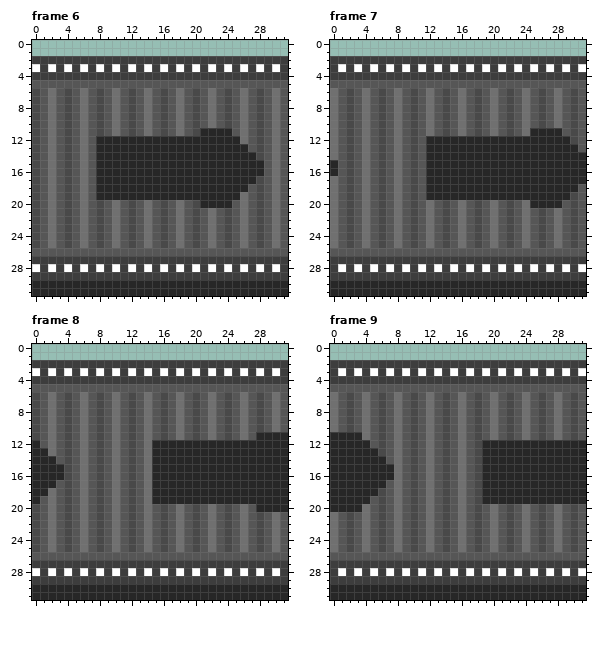
Edited in one commit: pixel-art file (Assets/Sprites/Conveyors/right conv.aseprite). That is the earlier state.
32x32 pixels, 10 frames. Shown: frame 6, frame 7, frame 8, frame 9. The commit also changed other frames, which this record leaves out.
Once edited:
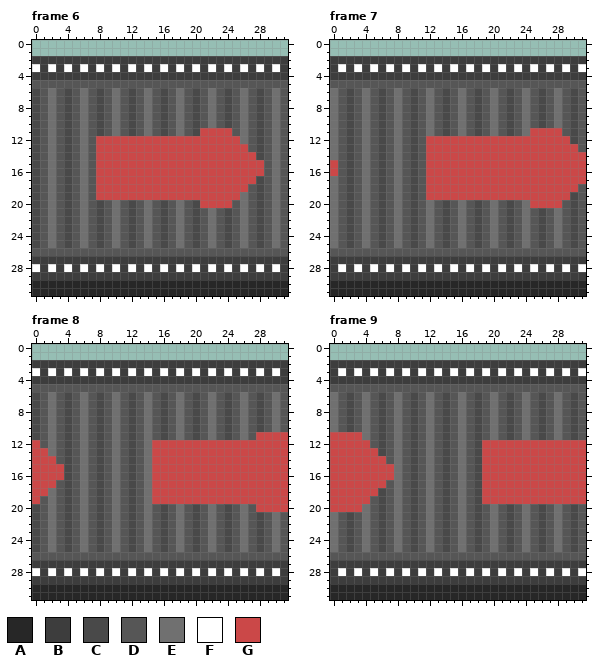
Palette (. is transparent): A #272727  B #3d3d3d  C #494949  D #565656  E #707070  F #ffffff  G #cb4848
Change:
Frame 6, layer "Layer 7":
y 11: x 21..24 AAAA -> GGGG
y 12: x 8..25 AAAAAAAAAAAAAAAAAA -> GGGGGGGGGGGGGGGGGG
y 13: x 8..26 AAAAAAAAAAAAAAAAAAA -> GGGGGGGGGGGGGGGGGGG
y 14: x 8..27 AAAAAAAAAAAAAAAAAAAA -> GGGGGGGGGGGGGGGGGGGG
y 15..16: x 8..28 AAAAAAAAAAAAAAAAAAAAA -> GGGGGGGGGGGGGGGGGGGGG
y 17: x 8..27 AAAAAAAAAAAAAAAAAAAA -> GGGGGGGGGGGGGGGGGGGG
y 18: x 8..26 AAAAAAAAAAAAAAAAAAA -> GGGGGGGGGGGGGGGGGGG
y 19: x 8..25 AAAAAAAAAAAAAAAAAA -> GGGGGGGGGGGGGGGGGG
y 20: x 21..24 AAAA -> GGGG
Frame 7, layer "Layer 7":
y 11: x 25..28 AAAA -> GGGG
y 12: x 12..29 AAAAAAAAAAAAAAAAAA -> GGGGGGGGGGGGGGGGGG
y 13: x 12..30 AAAAAAAAAAAAAAAAAAA -> GGGGGGGGGGGGGGGGGGG
y 14: x 12..31 AAAAAAAAAAAAAAAAAAAA -> GGGGGGGGGGGGGGGGGGGG
y 15..16: x 0 A -> G; x 12..31 AAAAAAAAAAAAAAAAAAAA -> GGGGGGGGGGGGGGGGGGGG
y 17: x 12..31 AAAAAAAAAAAAAAAAAAAA -> GGGGGGGGGGGGGGGGGGGG
y 18: x 12..30 AAAAAAAAAAAAAAAAAAA -> GGGGGGGGGGGGGGGGGGG
y 19: x 12..29 AAAAAAAAAAAAAAAAAA -> GGGGGGGGGGGGGGGGGG
y 20: x 25..28 AAAA -> GGGG
Frame 8, layer "Layer 7":
y 11: x 28..31 AAAA -> GGGG
y 12: x 0 A -> G; x 15..31 AAAAAAAAAAAAAAAAA -> GGGGGGGGGGGGGGGGG
y 13: x 0..1 AA -> GG; x 15..31 AAAAAAAAAAAAAAAAA -> GGGGGGGGGGGGGGGGG
y 14: x 0..2 AAA -> GGG; x 15..31 AAAAAAAAAAAAAAAAA -> GGGGGGGGGGGGGGGGG
y 15..16: x 0..3 AAAA -> GGGG; x 15..31 AAAAAAAAAAAAAAAAA -> GGGGGGGGGGGGGGGGG
y 17: x 0..2 AAA -> GGG; x 15..31 AAAAAAAAAAAAAAAAA -> GGGGGGGGGGGGGGGGG
y 18: x 0..1 AA -> GG; x 15..31 AAAAAAAAAAAAAAAAA -> GGGGGGGGGGGGGGGGG
y 19: x 0 A -> G; x 15..31 AAAAAAAAAAAAAAAAA -> GGGGGGGGGGGGGGGGG
y 20: x 28..31 AAAA -> GGGG
Frame 9, layer "Layer 7":
y 11: x 0..3 AAAA -> GGGG
y 12: x 0..4 AAAAA -> GGGGG; x 19..31 AAAAAAAAAAAAA -> GGGGGGGGGGGGG
y 13: x 0..5 AAAAAA -> GGGGGG; x 19..31 AAAAAAAAAAAAA -> GGGGGGGGGGGGG
y 14: x 0..6 AAAAAAA -> GGGGGGG; x 19..31 AAAAAAAAAAAAA -> GGGGGGGGGGGGG
y 15..16: x 0..7 AAAAAAAA -> GGGGGGGG; x 19..31 AAAAAAAAAAAAA -> GGGGGGGGGGGGG
y 17: x 0..6 AAAAAAA -> GGGGGGG; x 19..31 AAAAAAAAAAAAA -> GGGGGGGGGGGGG
y 18: x 0..5 AAAAAA -> GGGGGG; x 19..31 AAAAAAAAAAAAA -> GGGGGGGGGGGGG
y 19: x 0..4 AAAAA -> GGGGG; x 19..31 AAAAAAAAAAAAA -> GGGGGGGGGGGGG
y 20: x 0..3 AAAA -> GGGG
